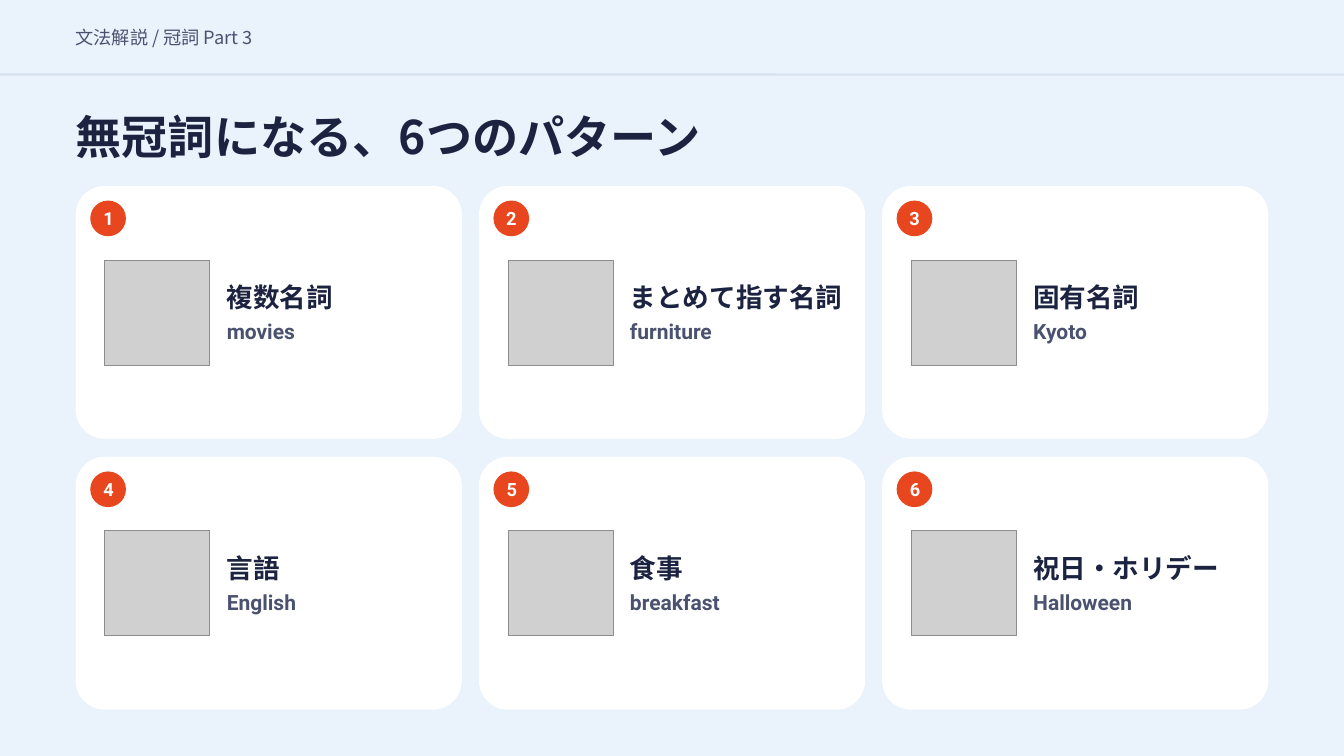
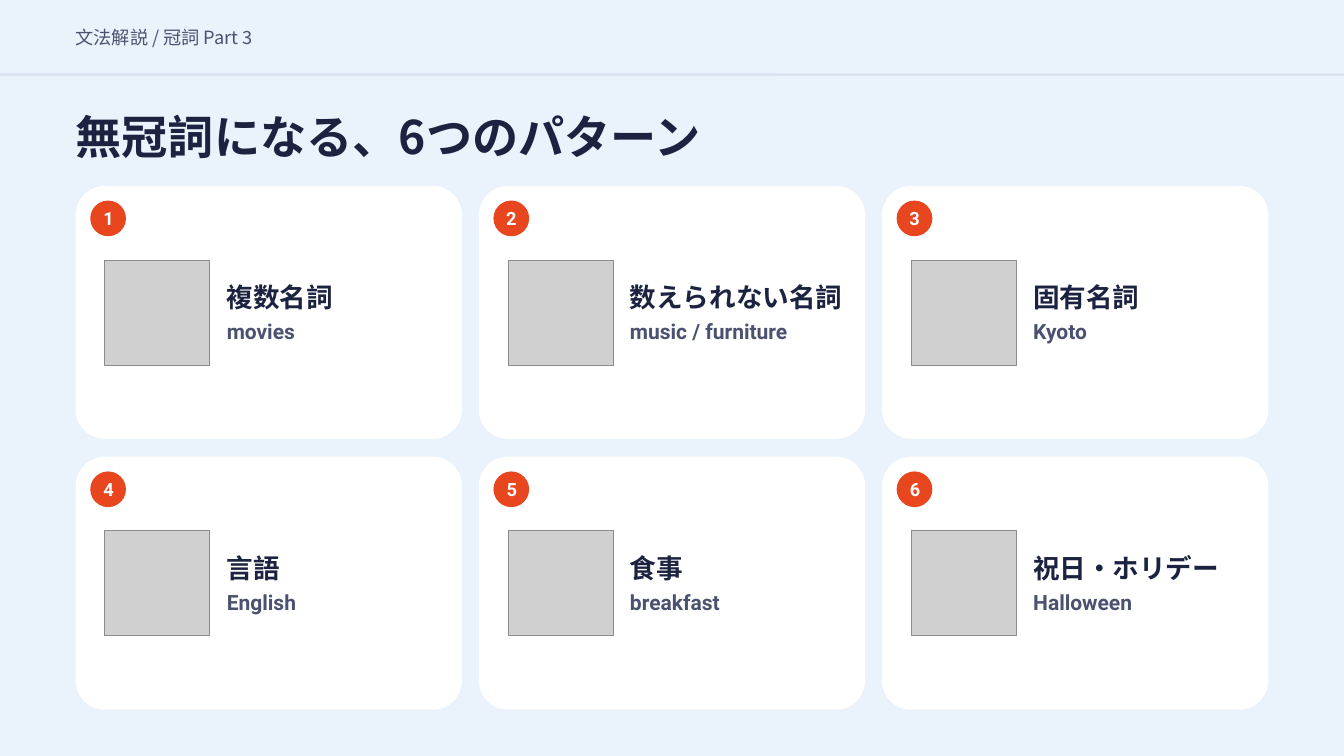
Before and after one commit to hinakajisaki-dev/hina-english, a slide deck: slide 3 of matome/articles-3/articles-3-slides.pptx. Drawn at 1344x756 pixels with LibreOffice and Linux fonts; fonts in the diff are those of the drawing; grey boxes stand for pictures. Boxes give left, top, right and bottom in pixels: in the first picture for what was removed or moved away, otherwise in the second. Text is boxed around its words. In the diff, an @@ line names an element or a change of style, - is before the commit and + after.

```diff
--- a/matome/articles-3/articles-3-slides.pptx
+++ b/matome/articles-3/articles-3-slides.pptx
@@ text at box(630, 284, 842, 310): text changed @@
-まとめて指す名詞
+数えられない名詞
@@ text at box(630, 323, 787, 339): text changed @@
-furniture
+music / furniture
```
Also in this commit, not shown: 5 other slides changed, 5 slides added, 24 other files.
